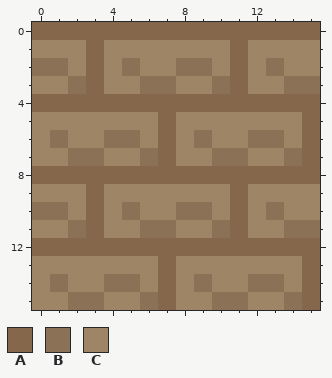
Pixel-art sprite, stored at JunkJungle-d5f0a58e52d6/lib/terrain/floor.png. That is the earlier state.
The file is 16x16 pixels. Colours within 5 levels of each other are drawn and written as one.
Palette (. is transparent): A #85684b  B #8b7155  C #9d8565
After:
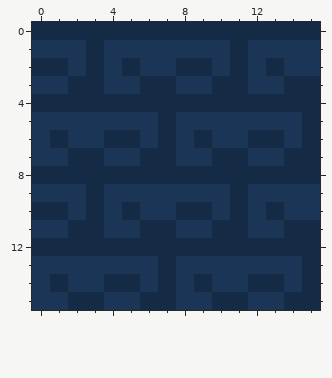
The exact change:
colour A: #85684b -> #152a44
colour C: #9d8565 -> #1b3556
y 2: x 0..1 BB -> AA; x 5 B -> A; x 8..9 BB -> AA; x 13 B -> A
y 3: x 2 B -> A; x 6..7 BB -> AA; x 10 B -> A; x 14..15 BB -> AA
y 6: x 1 B -> A; x 4..5 BB -> AA; x 9 B -> A; x 12..13 BB -> AA
y 7: x 2..3 BB -> AA; x 6 B -> A; x 10..11 BB -> AA; x 14 B -> A
y 10: x 0..1 BB -> AA; x 5 B -> A; x 8..9 BB -> AA; x 13 B -> A
y 11: x 2 B -> A; x 6..7 BB -> AA; x 10 B -> A; x 14..15 BB -> AA
y 14: x 1 B -> A; x 4..5 BB -> AA; x 9 B -> A; x 12..13 BB -> AA
y 15: x 2..3 BB -> AA; x 6 B -> A; x 10..11 BB -> AA; x 14 B -> A
Changed places in both pictures, as pixel boxes (x1, y1, x2, y2):
changed: (32, 22, 320, 310)
